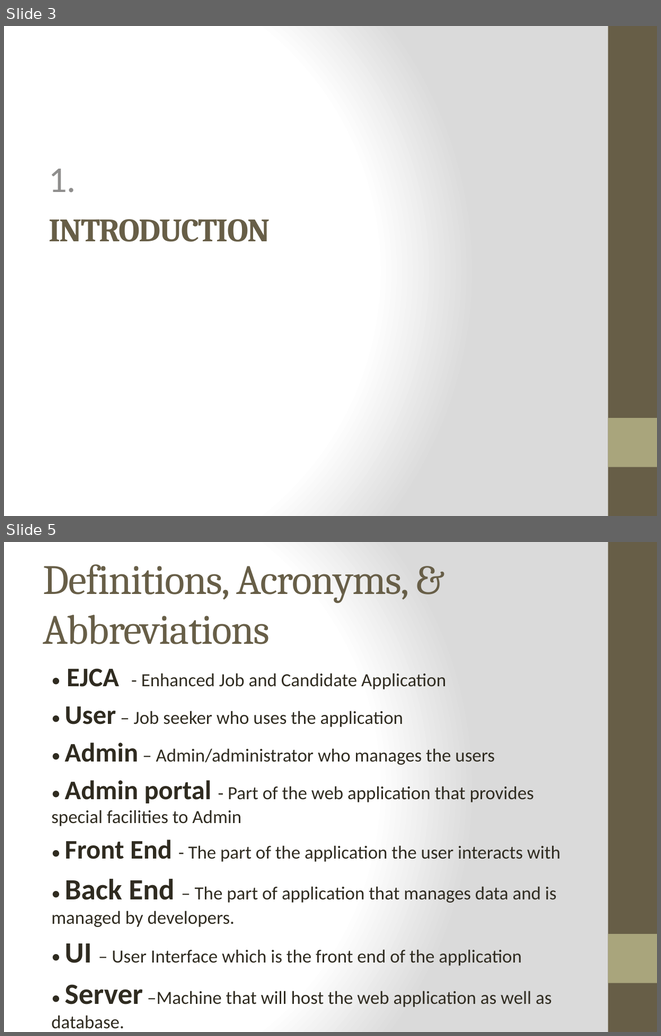
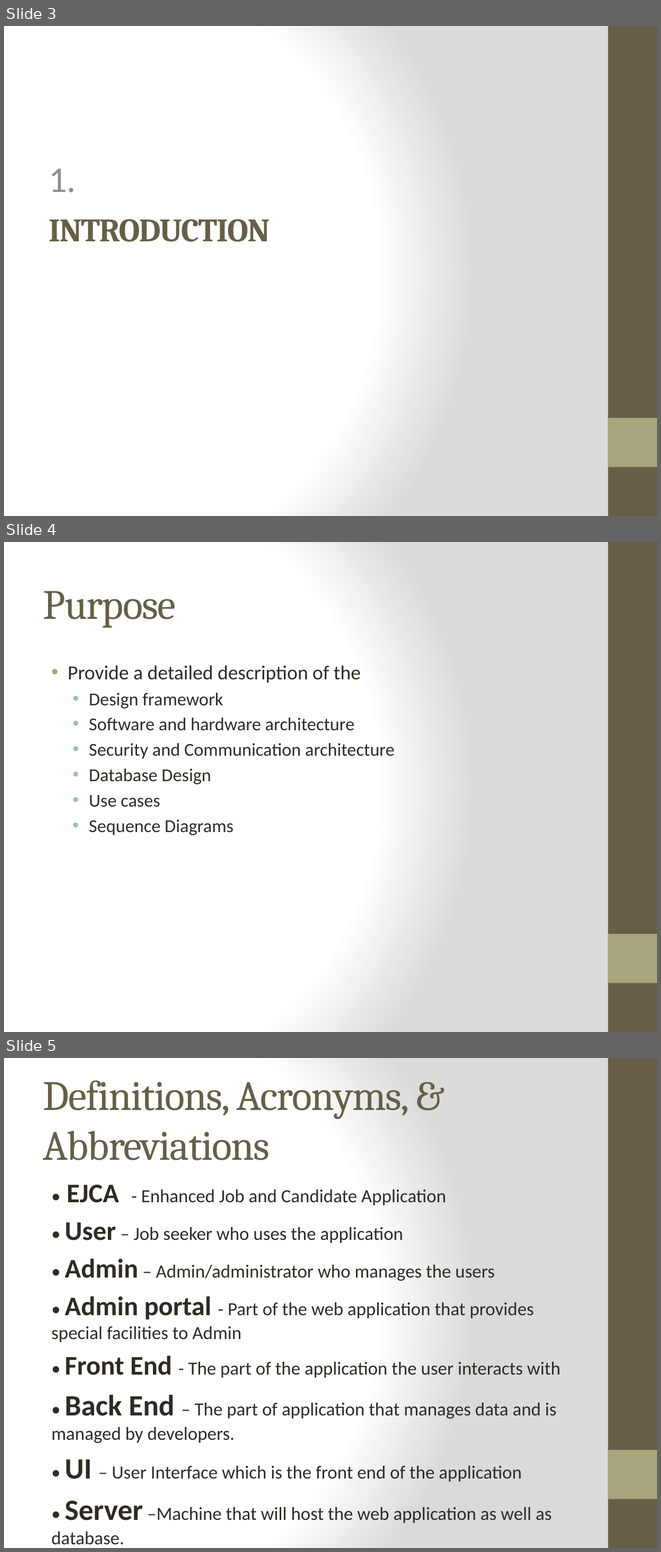
Before and after one commit to WesleyTrescott/MVC-Capstone, a slide deck: Design Specification/Design Specification.pptx. Shown one above the other, each under a label of ours: slides 3 and 5 before the commit, slides 3, 4 and 5 after it; the slides between them are not shown. The pictures are 661x1036 and 661x1552 pixels, drawn with LibreOffice and Linux fonts; fonts in the diff are those of the drawing. Boxes give left, top, right and bottom in pixels: in the first picture for what was removed or moved away, otherwise in the second. Text is boxed around its words. In the diff, an @@ line names an element or a change of style, - is before the commit and + after.

Commit message:
Updated ppt
includes db design, use cases, intro

```diff
--- a/Design Specification/Design Specification.pptx
+++ b/Design Specification/Design Specification.pptx
@@ slide 4 added at (4, 542, 657, 1032), background gradient #FFFFFF to #DADADA; not listed: 2 template elements that a slide beside it also shows @@
@@ title added at (43, 591, 176, 628), 46 pt, text #675E47 @@
+Purpose
@@ text added at (68, 665, 395, 835), 20 pt, text #2F2B20 @@
+• Provide a detailed description of the
+  • Design framework
+  • Software and hardware architecture
+  • Security and Communication architecture
+  • Database Design
+  • Use cases
+  • Sequence Diagrams
```
Also in this commit, not shown: 9 other slides added, 2 slides removed.
